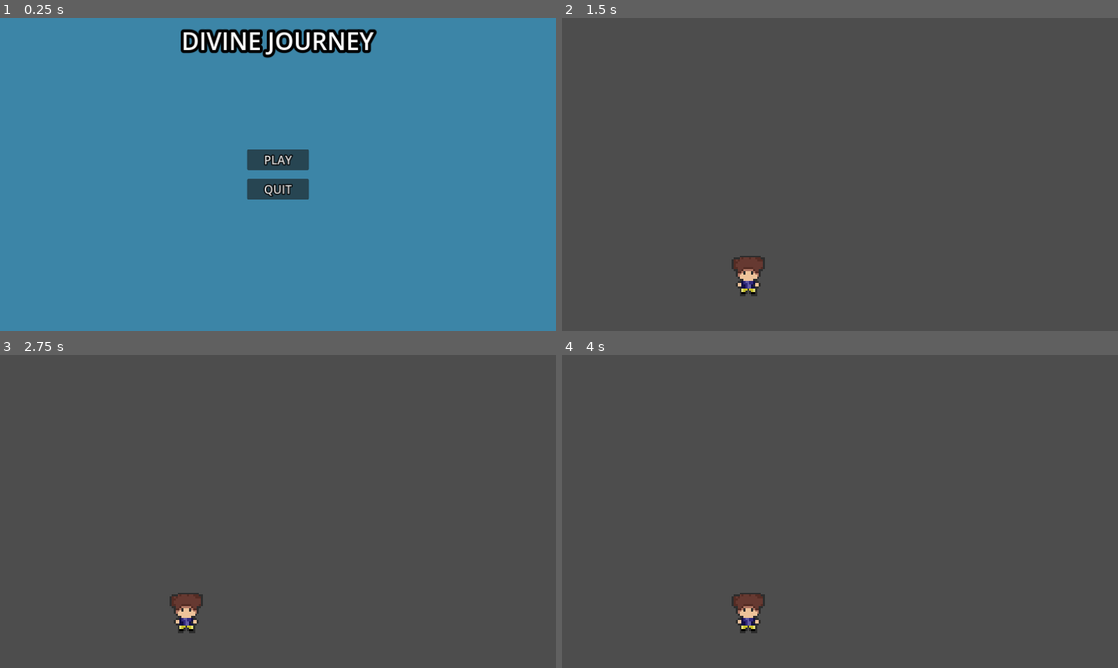
Above: before the commit, frames 1-4 (two rows, left to right).
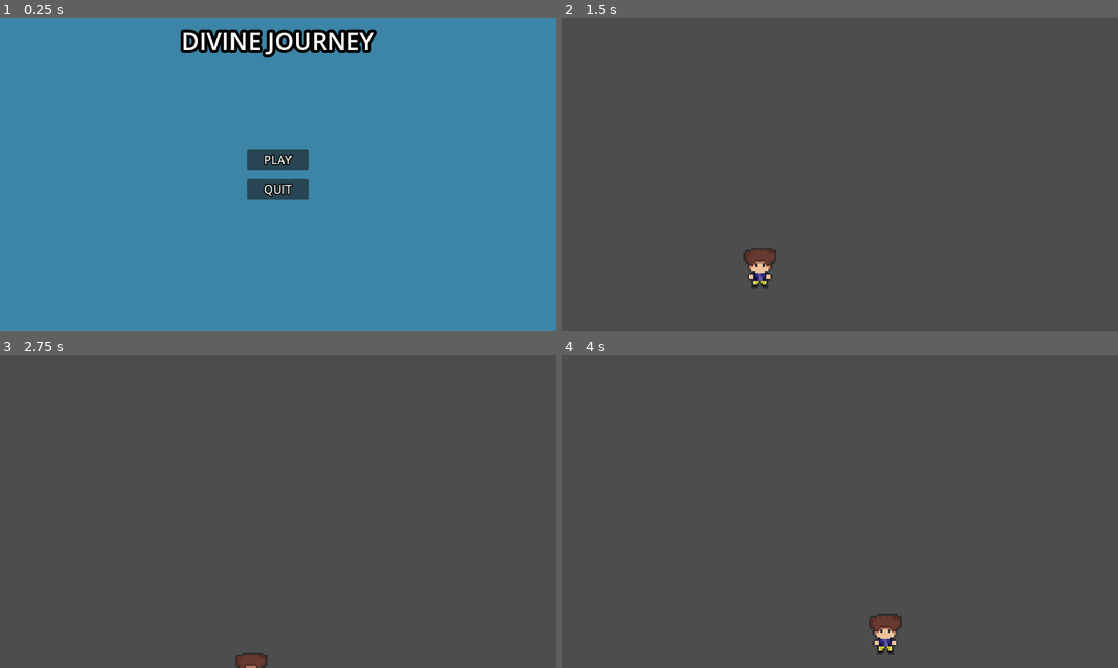
Above: after the commit, the same moments.

Repository: JoanMaceo02/Divine-Journey
Game: Godot game, scene res://Scenes/main_menu.tscn
Same seed, same stepped clock (60 frames per second), same inputs: the game is played once before the commit and once after it.
Inputs:
- Up to frame 1 (0.25 s): no input
- Up to frame 2 (1.5 s): click "PLAY" at 0.5 s; tap Enter at 1.25 s; hold Right (ui_right) from 1.28 s (still down)
- Up to frame 3 (2.75 s): release Right (ui_right) at 2.03 s; hold Down (ui_down) from 2.03 s (still down)
- Up to frame 4 (4 s): release Down (ui_down) at 2.78 s; hold Right (ui_right) 2.78-3.53 s; hold Up (ui_up) from 3.53 s (still down)

The runs differ from the first frame. In frame 1, 0.7% of the frame differs, in the area x 32-68%, y 3-57%; in frame 2, 0.8%; in frame 3, 0.8%; in frame 4, 1.1%, in the area x 30-62%, y 76-96%.

Commit message:
Sistema de animaciones del animated sprite
Este commit tiene las animaciones bases que más adelante se pueden cambiar, pero la estructura está ya hecha.

Diff:
--- a/Scenes/player.tscn
+++ b/Scenes/player.tscn
@@ -1,11 +1,159 @@
-[gd_scene load_steps=2 format=3 uid="uid://be2yfq5ii3qsm"]
+[gd_scene load_steps=24 format=3 uid="uid://be2yfq5ii3qsm"]
 
 [ext_resource type="Texture2D" uid="uid://c220mq3lup200" path="res://Assets/Player/Player Front Idle/Player Front Idle.png" id="1_5h5u5"]
+[ext_resource type="Script" path="res://Scripts/player.gd" id="1_ttxdg"]
+[ext_resource type="Texture2D" uid="uid://cax1vxolfyofd" path="res://Assets/Player/Player Back Idle/Player Back Idle.png" id="2_rsmus"]
+[ext_resource type="Texture2D" uid="uid://dso6hknken6wl" path="res://Assets/Player/Player Left Idle/Player Left Idle.png" id="4_obqo0"]
+[ext_resource type="Texture2D" uid="uid://mprb8s0tt20o" path="res://Assets/Player/Player Right Idle/Right Idle Player.png" id="5_hrlpx"]
 
-[node name="Player" type="Node2D"]
+[sub_resource type="AtlasTexture" id="AtlasTexture_xg3iv"]
+atlas = ExtResource("2_rsmus")
+region = Rect2(0, 0, 128, 128)
 
-[node name="Sprite2D" type="Sprite2D" parent="."]
+[sub_resource type="AtlasTexture" id="AtlasTexture_1d0ha"]
+atlas = ExtResource("2_rsmus")
+region = Rect2(128, 0, 128, 128)
+
+[sub_resource type="AtlasTexture" id="AtlasTexture_ja6n7"]
+atlas = ExtResource("2_rsmus")
+region = Rect2(256, 0, 128, 128)
+
+[sub_resource type="AtlasTexture" id="AtlasTexture_cp1t3"]
+atlas = ExtResource("2_rsmus")
+region = Rect2(384, 0, 128, 128)
+
+[sub_resource type="AtlasTexture" id="AtlasTexture_g1l1d"]
+atlas = ExtResource("1_5h5u5")
+region = Rect2(0, 0, 128, 128)
+
+[sub_resource type="AtlasTexture" id="AtlasTexture_ml44t"]
+atlas = ExtResource("1_5h5u5")
+region = Rect2(128, 0, 128, 128)
+
+[sub_resource type="AtlasTexture" id="AtlasTexture_7f0ps"]
+atlas = ExtResource("1_5h5u5")
+region = Rect2(256, 0, 128, 128)
+
+[sub_resource type="AtlasTexture" id="AtlasTexture_54seb"]
+atlas = ExtResource("1_5h5u5")
+region = Rect2(384, 0, 128, 128)
+
+[sub_resource type="AtlasTexture" id="AtlasTexture_f7lam"]
+atlas = ExtResource("4_obqo0")
+region = Rect2(0, 0, 128, 128)
+
+[sub_resource type="AtlasTexture" id="AtlasTexture_yu5th"]
+atlas = ExtResource("4_obqo0")
+region = Rect2(128, 0, 128, 128)
+
+[sub_resource type="AtlasTexture" id="AtlasTexture_t3xgp"]
+atlas = ExtResource("4_obqo0")
+region = Rect2(256, 0, 128, 128)
+
+[sub_resource type="AtlasTexture" id="AtlasTexture_af7yy"]
+atlas = ExtResource("4_obqo0")
+region = Rect2(384, 0, 128, 128)
+
+[sub_resource type="AtlasTexture" id="AtlasTexture_hjdui"]
+atlas = ExtResource("5_hrlpx")
+region = Rect2(0, 0, 128, 128)
+
+[sub_resource type="AtlasTexture" id="AtlasTexture_j5722"]
+atlas = ExtResource("5_hrlpx")
+region = Rect2(128, 0, 128, 128)
+
+[sub_resource type="AtlasTexture" id="AtlasTexture_coqua"]
+atlas = ExtResource("5_hrlpx")
+region = Rect2(256, 0, 128, 128)
+
+[sub_resource type="AtlasTexture" id="AtlasTexture_plg77"]
+atlas = ExtResource("5_hrlpx")
+region = Rect2(384, 0, 128, 128)
+
+[sub_resource type="SpriteFrames" id="SpriteFrames_ymumt"]
+animations = [{
+"frames": [{
+"duration": 1.0,
+"texture": SubResource("AtlasTexture_xg3iv")
+}, {
+"duration": 1.0,
+"texture": SubResource("AtlasTexture_1d0ha")
+}, {
+"duration": 1.0,
+"texture": SubResource("AtlasTexture_ja6n7")
+}, {
+"duration": 1.0,
+"texture": SubResource("AtlasTexture_cp1t3")
+}],
+"loop": true,
+"name": &"back_idle",
+"speed": 4.0
+}, {
+"frames": [{
+"duration": 1.0,
+"texture": SubResource("AtlasTexture_g1l1d")
+}, {
+"duration": 1.0,
+"texture": SubResource("AtlasTexture_ml44t")
+}, {
+"duration": 1.0,
+"texture": SubResource("AtlasTexture_7f0ps")
+}, {
+"duration": 1.0,
+"texture": SubResource("AtlasTexture_54seb")
+}],
+"loop": true,
+"name": &"front_idle",
+"speed": 4.0
+}, {
+"frames": [{
+"duration": 1.0,
+"texture": SubResource("AtlasTexture_f7lam")
+}, {
+"duration": 1.0,
+"texture": SubResource("AtlasTexture_yu5th")
+}, {
+"duration": 1.0,
+"texture": SubResource("AtlasTexture_t3xgp")
+}, {
+"duration": 1.0,
+"texture": SubResource("AtlasTexture_af7yy")
+}],
+"loop": true,
+"name": &"left_idle",
+"speed": 4.0
+}, {
+"frames": [{
+"duration": 1.0,
+"texture": SubResource("AtlasTexture_hjdui")
+}, {
+"duration": 1.0,
+"texture": SubResource("AtlasTexture_j5722")
+}, {
+"duration": 1.0,
+"texture": SubResource("AtlasTexture_coqua")
+}, {
+"duration": 1.0,
+"texture": SubResource("AtlasTexture_plg77")
+}],
+"loop": true,
+"name": &"right_idle",
+"speed": 4.0
+}]
+
+[sub_resource type="RectangleShape2D" id="RectangleShape2D_fr4sk"]
+size = Vector2(63, 88)
+
+[node name="Player" type="CharacterBody2D"]
+script = ExtResource("1_ttxdg")
+
+[node name="Sprite2D" type="AnimatedSprite2D" parent="."]
 texture_filter = 1
-position = Vector2(392, 552)
-texture = ExtResource("1_5h5u5")
-hframes = 4
+position = Vector2(376, 536)
+sprite_frames = SubResource("SpriteFrames_ymumt")
+animation = &"front_idle"
+frame_progress = 0.426144
+
+[node name="CollisionShape2D" type="CollisionShape2D" parent="."]
+position = Vector2(368, 520)
+shape = SubResource("RectangleShape2D_fr4sk")
--- /dev/null
+++ b/Scripts/player.gd
@@ -0,0 +1,28 @@
+extends CharacterBody2D
+
+@export var speed = 200
+
+var input = Vector2.ZERO
+
+func _physics_process(delta):
+	player_movement(delta)
+
+
+func get_input():
+	# -1 is left 1 is right
+	input.x = int(Input.is_action_pressed("ui_right")) - int(Input.is_action_pressed("ui_left"))
+	# -1 is up 1 is down
+	input.y = int(Input.is_action_pressed("ui_down")) - int(Input.is_action_pressed("ui_up"))
+	return input.normalized()
+
+
+func player_movement(delta):
+	input = get_input()
+
+	if input == Vector2.ZERO:
+		velocity = Vector2.ZERO
+
+	else:
+		velocity = input * speed
+
+	move_and_slide()
--- a/project.godot
+++ b/project.godot
@@ -17,12 +17,11 @@
 
 [display]
 
-window/size/window_width_override=1920
-window/size/window_height_override=1080
 window/stretch/mode="canvas_items"
 
 [rendering]
 
+textures/canvas_textures/default_texture_filter=0
 renderer/rendering_method="mobile"
 textures/stretch/mode="disabled"
 textures/size/window_height_override=0
